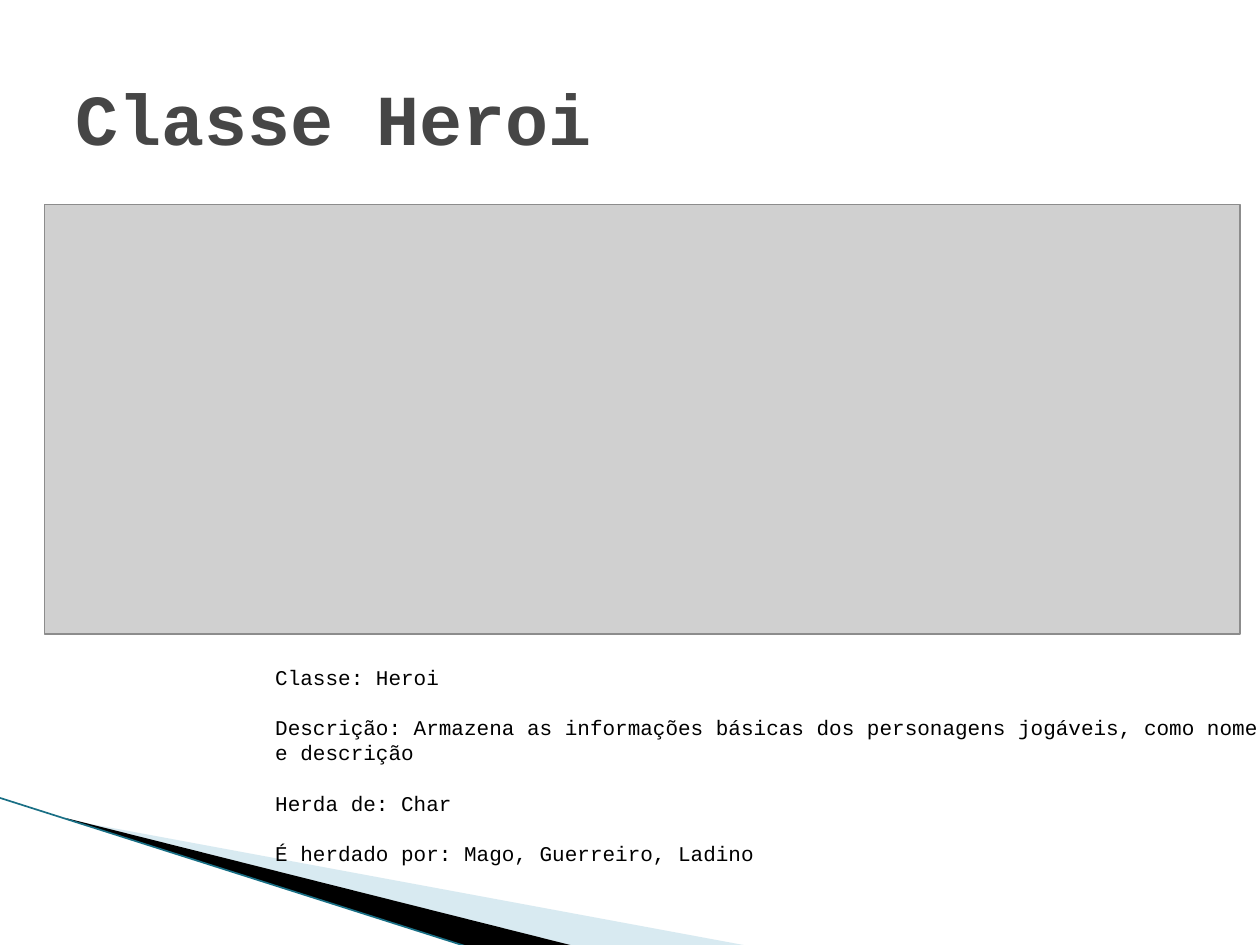
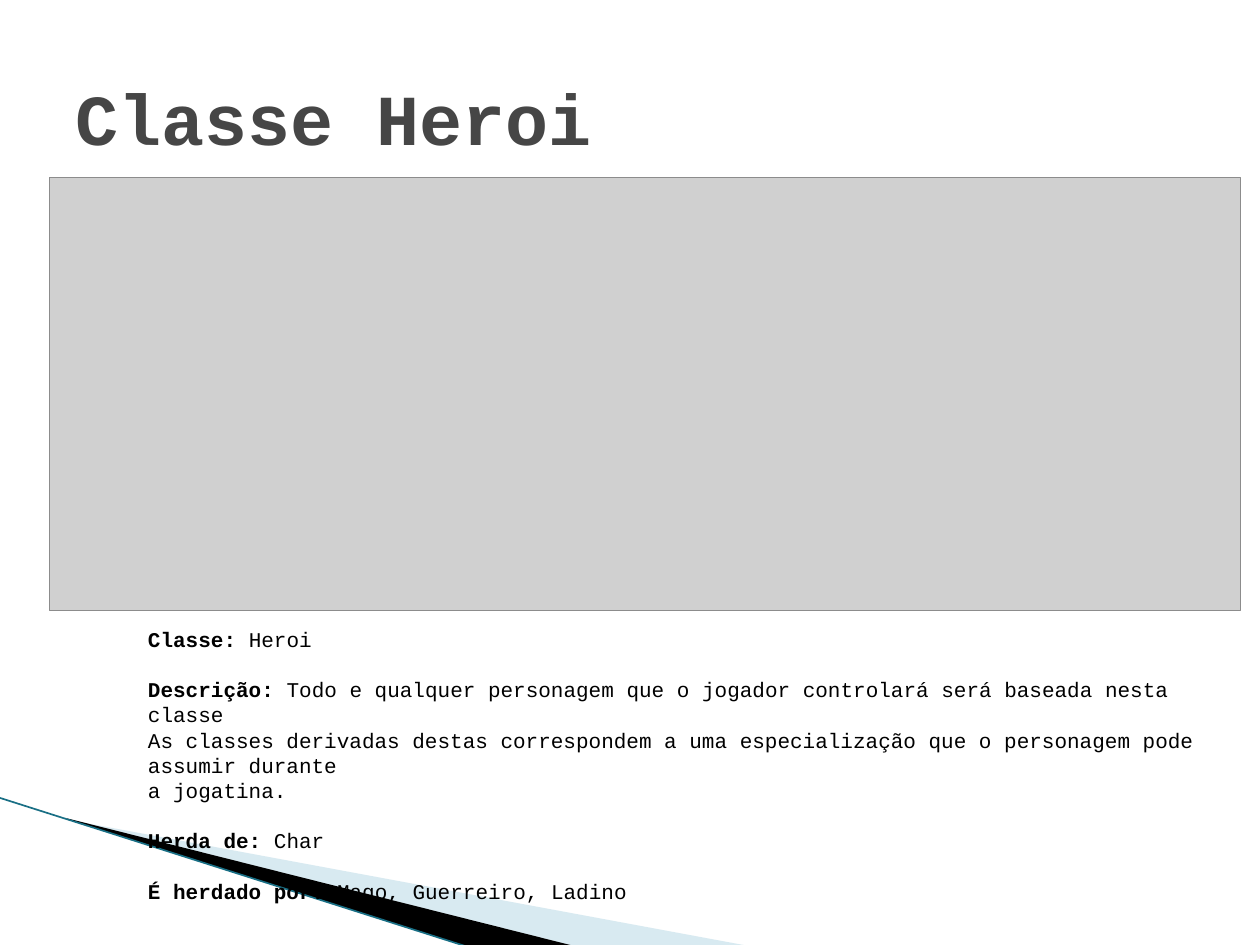
Before and after one commit to Sairaf/RPG, a slide deck: slide 9 of Trabalho final Prog2.pptx (slide 11 before the commit). Drawn at 1260x945 pixels with LibreOffice and Linux fonts; fonts in the diff are those of the drawing; grey boxes stand for pictures; background and template pictures are left out. Boxes give left, top, right and bottom in pixels: in the first picture for what was removed or moved away, otherwise in the second. Text is boxed around its words. In the diff, an @@ line names an element or a change of style, - is before the commit and + after.

```diff
--- a/Trabalho final Prog2.pptx
+++ b/Trabalho final Prog2.pptx
@@ picture: place and size @@
-picture at (44, 204, 1240, 634)
+picture at (49, 178, 1240, 611)
@@ text "Classe: Heroi": place and size @@
-text "Classe: Heroi" at (275, 670, 1257, 866)
+text "Classe: Heroi" at (148, 632, 1193, 906)
@@ text at (148, 632, 627, 906): bold on in "Classe:", "Herda de:", "É herdado por:" @@
@@ text at (148, 682, 1193, 803): text changed @@
-Descrição: Armazena as informações básicas dos personagens jogáveis, como nome e descrição
+Descrição: Todo e qualquer personagem que o jogador controlará será baseada nesta classe
+As classes derivadas destas correspondem a uma especialização que o personagem pode assumir durante
+a jogatina.
```
Also in this commit, not shown: 5 other slides changed, 14 slides added, 2 slides removed.
